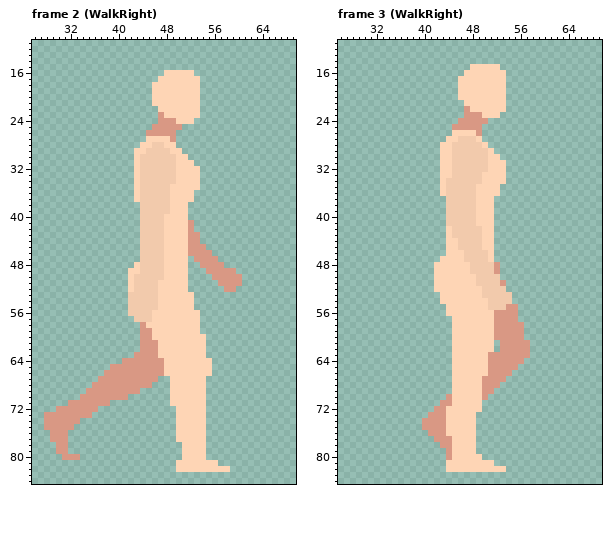
Two versions of one pixel-art file, Sidescroller/Practice/female_walk_96x96.aseprite. The picture above is the old version.
96x96 pixels, 9 frames. Shown: frame 2 (WalkRight): x 26..69, y 11..84; frame 3 (WalkRight): x 26..69, y 11..84. The commit also changed other frames, which this record leaves out.
And afterwards:
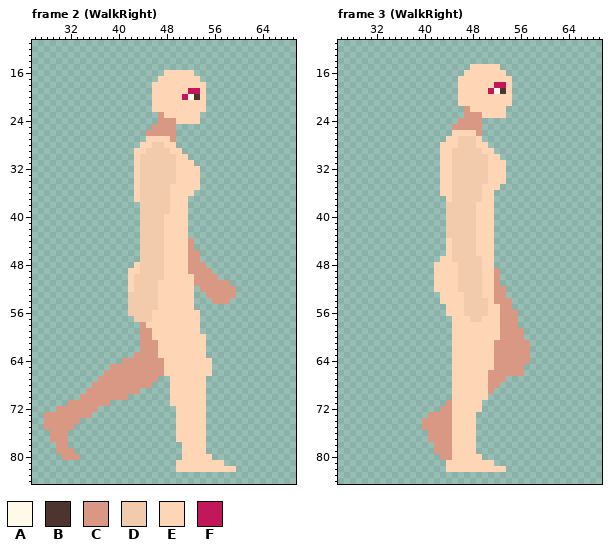
Palette (. is transparent): A #fff9e9  B #4e342e  C #d99884  D #f2caac  E #fed5b5  F #c2185b
Diff:
layer "Body" added
layer "Eyes" added
layer "Walk" removed
Frame 2 (WalkRight):
y 18: x 54 . -> E
y 19: x 52..54 EE. -> FFE
y 20: x 51..54 EEE. -> FABE
y 21: x 54 . -> E
y 22: x 46 . -> E; x 54 . -> E
y 24: x 53 . -> E
y 25: x 50 C -> .
y 37: x 52 E -> .
y 41..42: x 52 C -> .
y 43: x 52..53 CC -> ..
y 44: x 53 C -> .
y 45: x 53..54 CC -> ..
y 46: x 54..55 CC -> ..
y 47: x 52 . -> C; x 54..56 CCC -> ...
y 48: x 52..53 .. -> CC; x 55..57 CCC -> ...
y 49: x 52..54 ... -> CCC; x 56..59 CCCC -> ....
y 50: x 52..55 .... -> ECCC; x 57..60 CCCC -> ....
y 51: x 52..56 ..... -> ECCCC; x 59..60 CC -> ..
y 52: x 52 . -> E; x 54..57 .... -> CCCC
y 53: x 55..59 ..... -> CCCCC
y 54: x 56..58 ... -> CCC
y 79: x 32 . -> C
y 80: x 55 . -> E
y 81: x 57 . -> E
y 82: x 59 . -> E
Frame 3 (WalkRight):
y 17: x 54 . -> E
y 18: x 52..54 EE. -> FFE
y 19: x 51..54 EEE. -> FABE
y 20: x 54 . -> E
y 21: x 46 . -> E; x 54 . -> E
y 23: x 53 . -> E
y 24: x 50 C -> .
y 28: x 45 D -> E; x 49 D -> E
y 29: x 50 D -> E
y 33: x 50 E -> D
y 34: x 44 D -> E; x 50 E -> D
y 35: x 44 D -> E; x 49 E -> D
y 36: x 44 D -> E; x 49 E -> D; x 52 E -> .
y 37: x 44 D -> E; x 49 E -> D
y 42..43: x 44 E -> D; x 49 D -> E
y 44..45: x 45 E -> D; x 49 D -> E
y 46: x 45..46 EE -> DD; x 49..50 DD -> EE
y 47: x 45..46 EE -> DD; x 50 D -> E
y 48: x 46..47 EE -> DD; x 50..52 DDC -> EE.
y 49: x 46..47 EE -> DD; x 50..51 DD -> EE
y 50: x 46..48 EEE -> DDD; x 50..52 DDD -> EEC
y 51: x 46..48 EEE -> DDD; x 50..53 DDDC -> EEC.
y 52: x 46..53 EEEEDDDD -> DDDDEECC
y 53: x 47..54 EEEDDDDD -> DDDEECC.
y 54: x 47..54 EEEEDDDD -> DDDDECCC
y 55: x 47..53 EEEEDDD -> DDDDEEC; x 55 C -> .
y 56: x 47..50 EEEE -> DDDD; x 52 C -> E
y 57: x 48..49 EE -> DD; x 52 C -> E
y 58: x 52 C -> E; x 56 C -> .
y 59..60: x 52 C -> E
y 61..62: x 52 . -> C
y 63: x 51 C -> E
y 64: x 51 C -> E; x 57 . -> C
y 65: x 51 C -> E; x 56 . -> C
y 66: x 55..56 .. -> CC
y 67..69: x 50 C -> E
y 70: x 44 C -> .; x 50 C -> E
y 71: x 43 C -> .
y 72: x 42 C -> .; x 44 E -> C
y 73..76: x 44 E -> C
y 77: x 41 . -> C
y 78: x 42 . -> C
y 79: x 42..43 .. -> CC
y 80: x 43 . -> C
Pixel boxes of the changes (left, top, right, bottom) in both pictures:
changed: (176, 82, 206, 130)
added: (152, 106, 158, 112)
erased: (188, 196, 194, 202)
changed: (188, 220, 242, 304)
added: (68, 448, 74, 454)
added: (206, 454, 236, 472)
changed: (446, 76, 512, 202)
changed: (428, 226, 530, 460)
